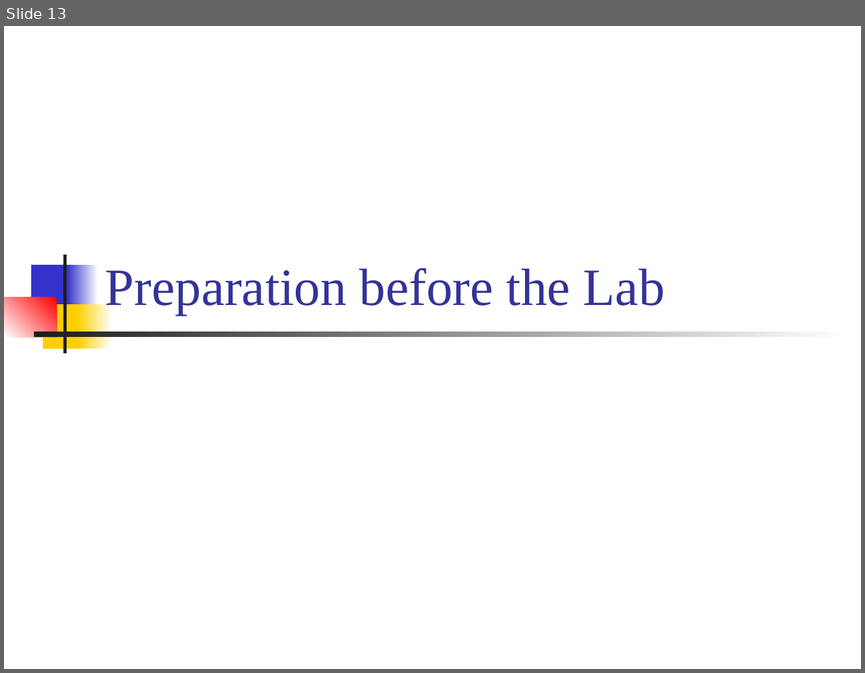
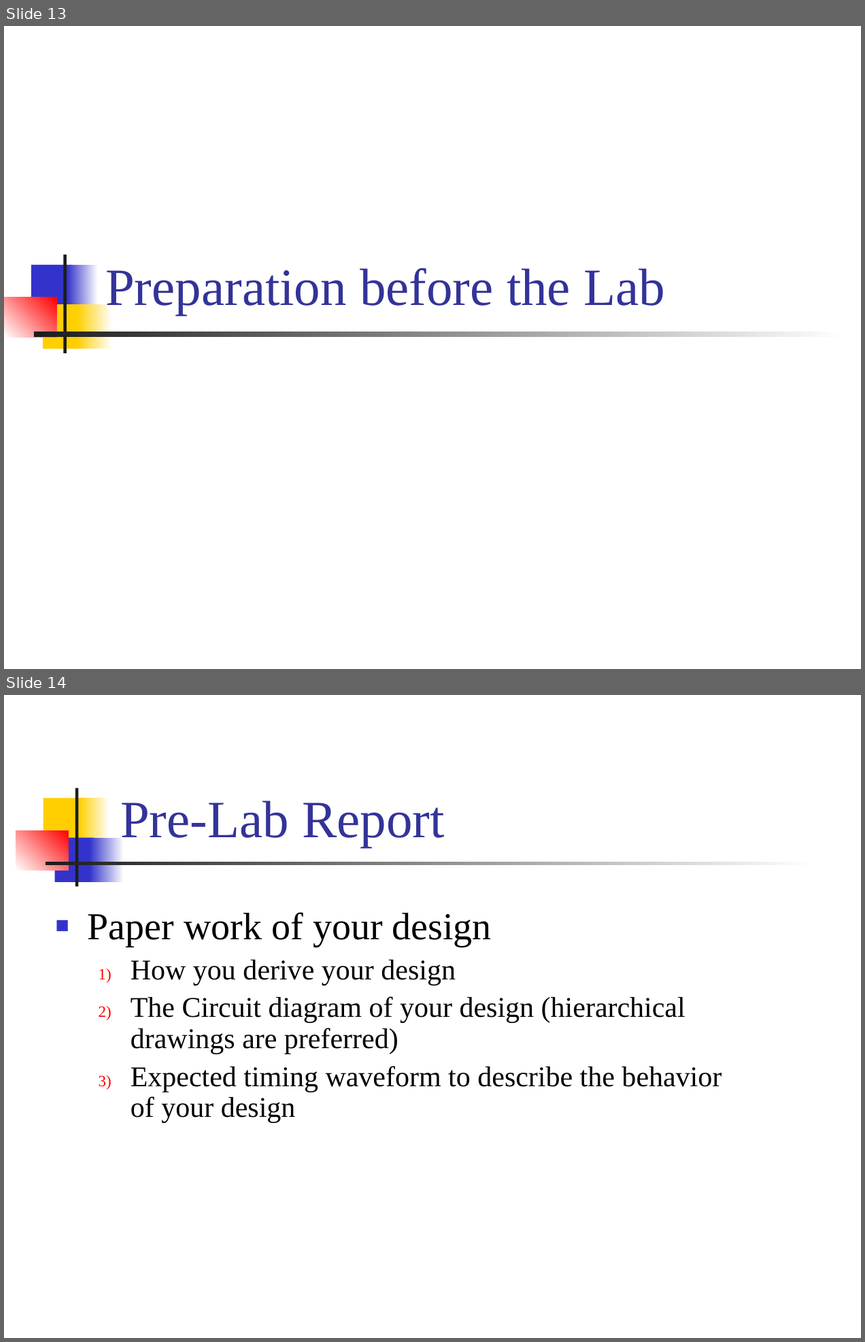
Before and after one commit to CGUSystemCourses/ComputerOrg-2016, a slide deck: Lectures/lec03-registers/lab03-registers.ppt. Shown one above the other, each under a label of ours: slide 13 before the commit, slides 13 and 14 after it. The pictures are 865x673 and 865x1342 pixels, drawn with LibreOffice and Linux fonts; fonts in the diff are those of the drawing. Boxes give left, top, right and bottom in pixels: in the first picture for what was removed or moved away, otherwise in the second. Text is boxed around its words. In the diff, an @@ line names an element or a change of style, - is before the commit and + after.

```diff
--- a/Lectures/lec03-registers/lab03-registers.ppt
+++ b/Lectures/lec03-registers/lab03-registers.ppt
@@ slide 14 added at box(4, 695, 861, 1338), background #FFFFFF @@
@@ rectangle added at box(75, 787, 77, 886), fill #1C1C1C @@
@@ rectangle added at box(43, 798, 84, 843), fill #FFCF01 @@
@@ rectangle added at box(79, 798, 110, 843), fill gradient #FFCF01 to #FFFFFF @@
@@ title added at box(120, 800, 444, 847), 44 pt, text #333399 @@
+Pre-Lab Report
@@ rectangle added at box(16, 830, 68, 870), fill gradient #FFFFFF to #FF0000 @@
@@ rectangle added at box(54, 837, 94, 882), fill #3333CC @@
@@ rectangle added at box(90, 837, 124, 882), fill gradient #3333CC to #FFFFFF @@
@@ rectangle added at box(45, 862, 816, 864), fill gradient #1C1C1C to #FFFFFF @@
@@ text added at box(88, 912, 721, 1123), 24 pt, text #000000 @@
+■ Paper work of your design
+  1) How you derive your design
+  2) The Circuit diagram of your design (hierarchical drawings are preferred)
+  3) Expected timing waveform to describe the behavior of your design
```
Also in this commit, not shown: 12 other slides changed, 2 slides removed, 2 other files.
